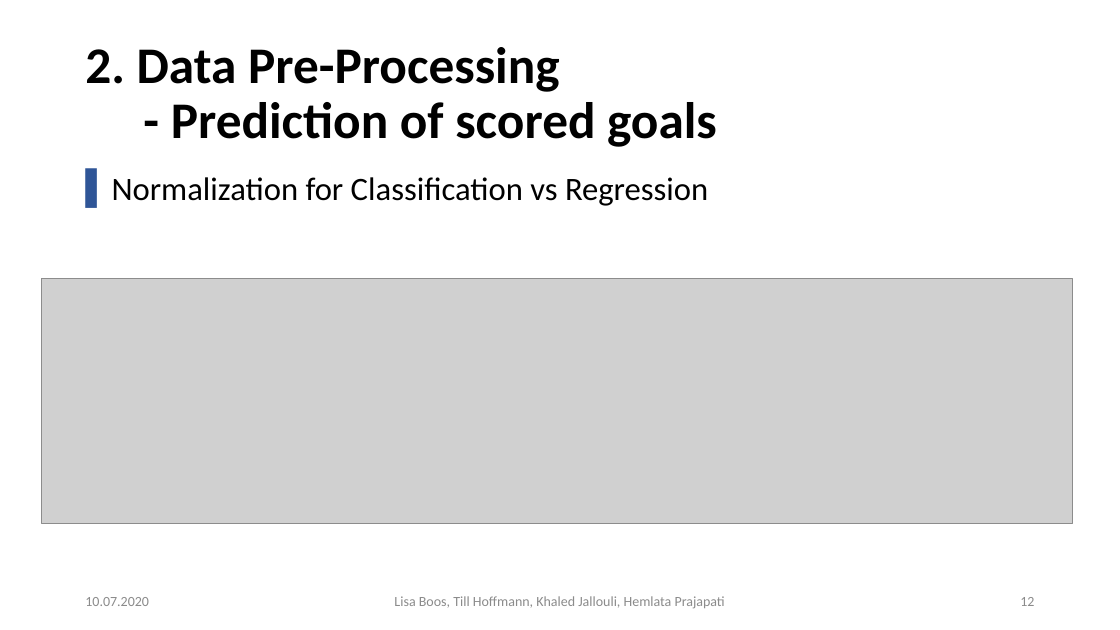
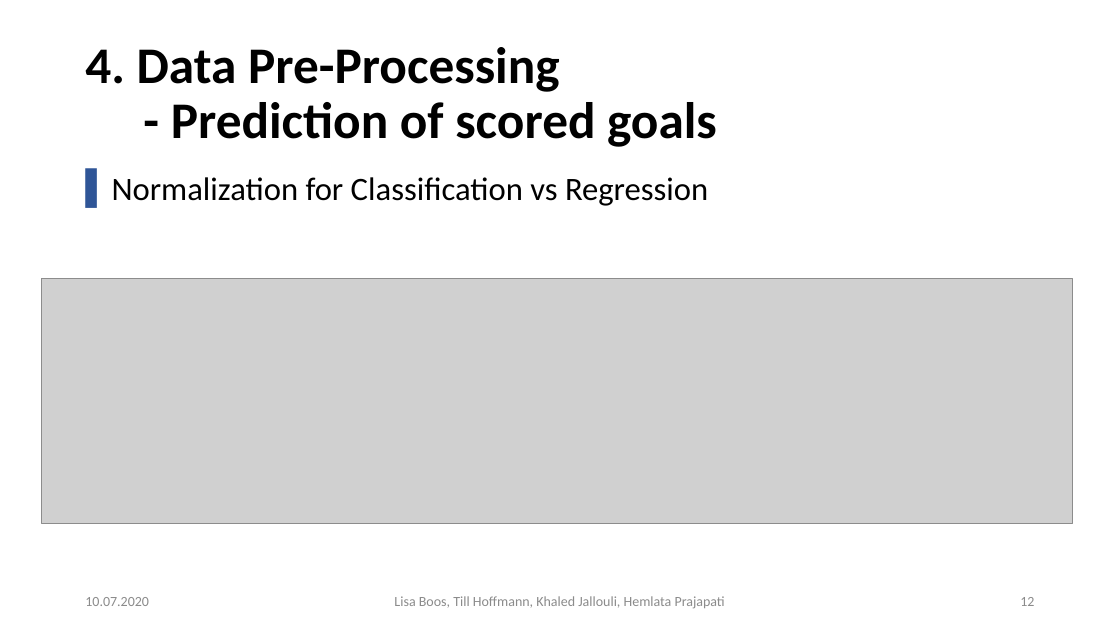
Before and after one commit to Khaledjallouli/project, a slide deck: slide 12 of Daily/sprint9/Final_Presentation_Phase_I.pptx. Drawn at 1120x630 pixels with LibreOffice and Linux fonts; fonts in the diff are those of the drawing; grey boxes stand for pictures; background and template pictures are left out. Boxes give left, top, right and bottom in pixels: in the first picture for what was removed or moved away, otherwise in the second. Text is boxed around its words. In the diff, an @@ line names an element or a change of style, - is before the commit and + after.

```diff
--- a/Daily/sprint9/Final_Presentation_Phase_I.pptx
+++ b/Daily/sprint9/Final_Presentation_Phase_I.pptx
@@ title at (x1=85, y1=47, x2=717, y2=147): text changed @@
-2. Data Pre-Processing
-- Prediction of scored goals
+4. Data Pre-Processing
+- Prediction of scored goals
```
Also in this commit, not shown: 27 other slides changed.
